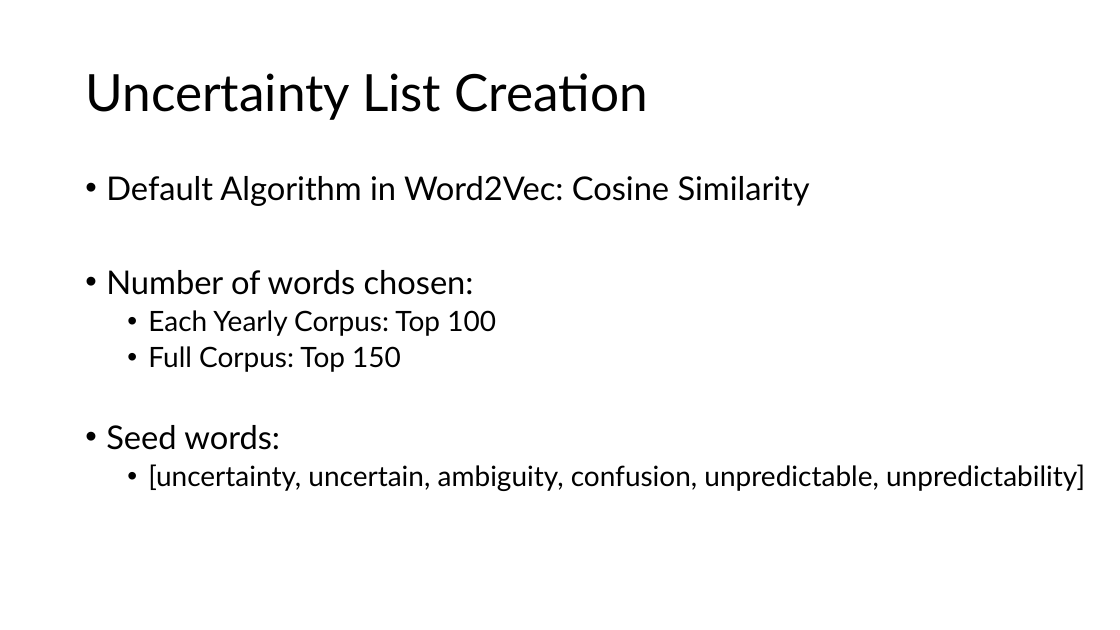
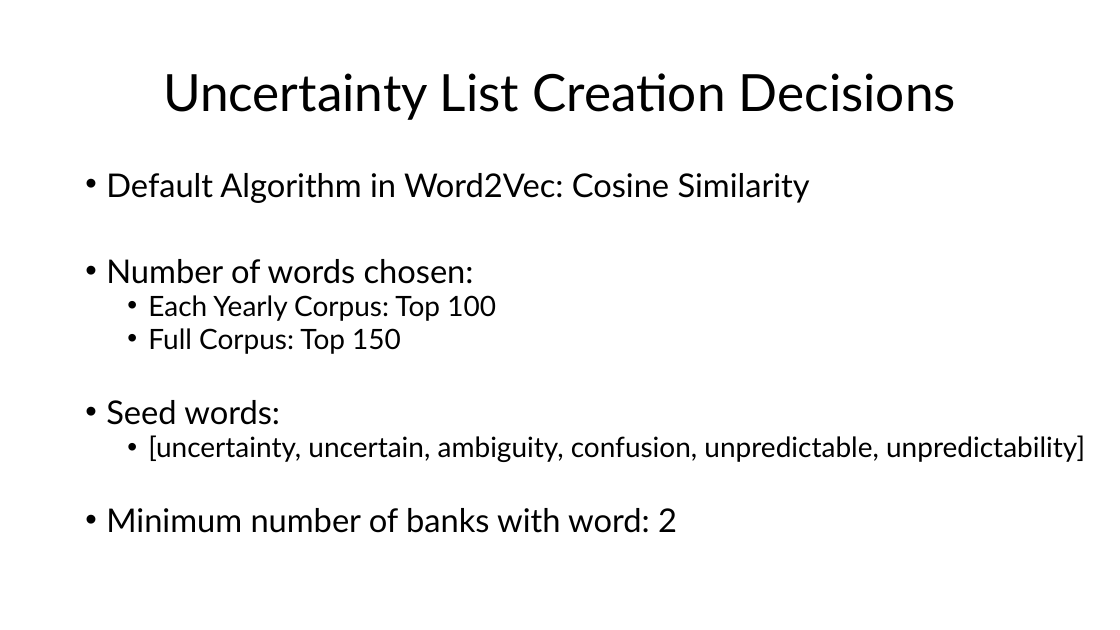
Before and after one commit to sstagliano02/msds_capstone, a slide deck: slide 11 of Analyzing Bank Uncertainty with Word Embeddings.pptx (slide 6 before the commit). Drawn at 1120x630 pixels with LibreOffice and Linux fonts; fonts in the diff are those of the drawing. Boxes give left, top, right and bottom in pixels: in the first picture for what was removed or moved away, otherwise in the second. Text is boxed around its words. In the diff, an @@ line names an element or a change of style, - is before the commit and + after.

```diff
--- a/Analyzing Bank Uncertainty with Word Embeddings.pptx
+++ b/Analyzing Bank Uncertainty with Word Embeddings.pptx
@@ title at [163,73,956,120]: text changed @@
-Uncertainty List Creation
+Uncertainty List Creation Decisions
@@ text at [106,173,1085,462]: line spacing 0.9 to 0.8 @@
@@ text at [106,508,677,533]: paragraph added @@
+• Minimum number of banks with word: 2
```
Also in this commit, not shown: 7 other slides changed, 4 slides added, 2 slides removed, 2 other files.
